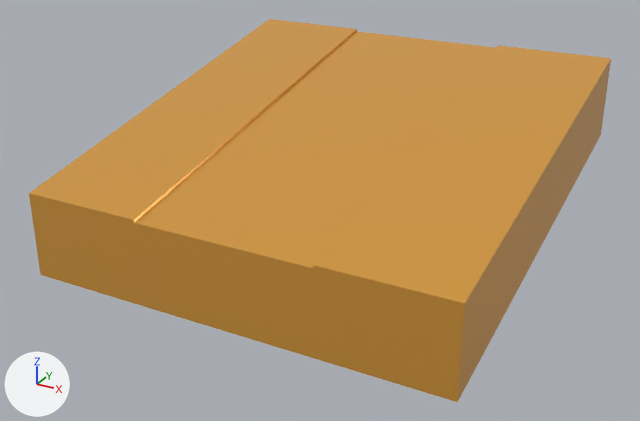
The glTF model public/models/tile-mainroad-hill.glb as it was, and as the next commit left it.
Rendered twice from a 50 mm camera at (27.5, -52.8, 22.2) aimed at (-0.5, -1.9, -3.2). The axes (+X, +Y, +Z) are drawn at lower left. The lights are the same throughout. Where no turn or scale is listed for an object, it has been applied to the vertices.

Script lines for the objects in view, before the commit:
```python
me_tile_mainroad_hill = bpy.data.meshes.new('tile-mainroad-hill')
me_tile_mainroad_hill.from_pydata(...)  # 98 vertices, 188 faces; spans x -15.0..15.0, y -15.0..15.0, z -6.0..6.0
me_tile_mainroad_hill.materials.append(mat_lowpoly_colors)  # orange #e7a747
ob_tile_mainroad_hill = bpy.data.objects.new('tile-mainroad-hill', me_tile_mainroad_hill)
ob_tile_mainroad_hill.location = (0.0, 0.0, 0.0)
```
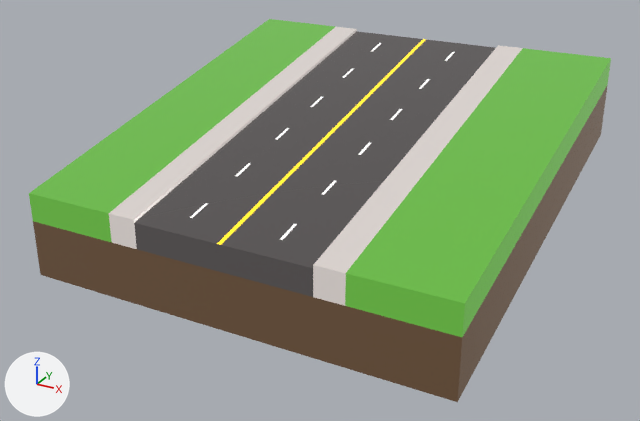
Changed parts and their boxes (x1, y1, x2, y2) in the pictures (640 x 421 px):
'tile-mainroad-hill', recoloured
    both: (29, 19, 611, 402)

What changed in the scene script:
```text
Add img_base:
    img_base = load_image('base', '_unpacked/base', 1024, 1024, 'sRGB')
Add mat_lowpoly_colors_001:
    mat_lowpoly_colors_001 = bpy.data.materials.new('LOWPOLY-COLORS.001')
    # uses the picture img_base
Change me_tile_mainroad_hill:
    where me_tile_mainroad_hill.from_pydata(...)  # 98 vertices, 188 faces; spans x -15.0..15.0, y -15.0..15.0, z -6.0..6.0
    remove me_tile_mainroad_hill.materials.append(mat_lowpoly_colors)  # orange #e7a747
    add me_tile_mainroad_hill.materials.append(mat_lowpoly_colors_001)
```
